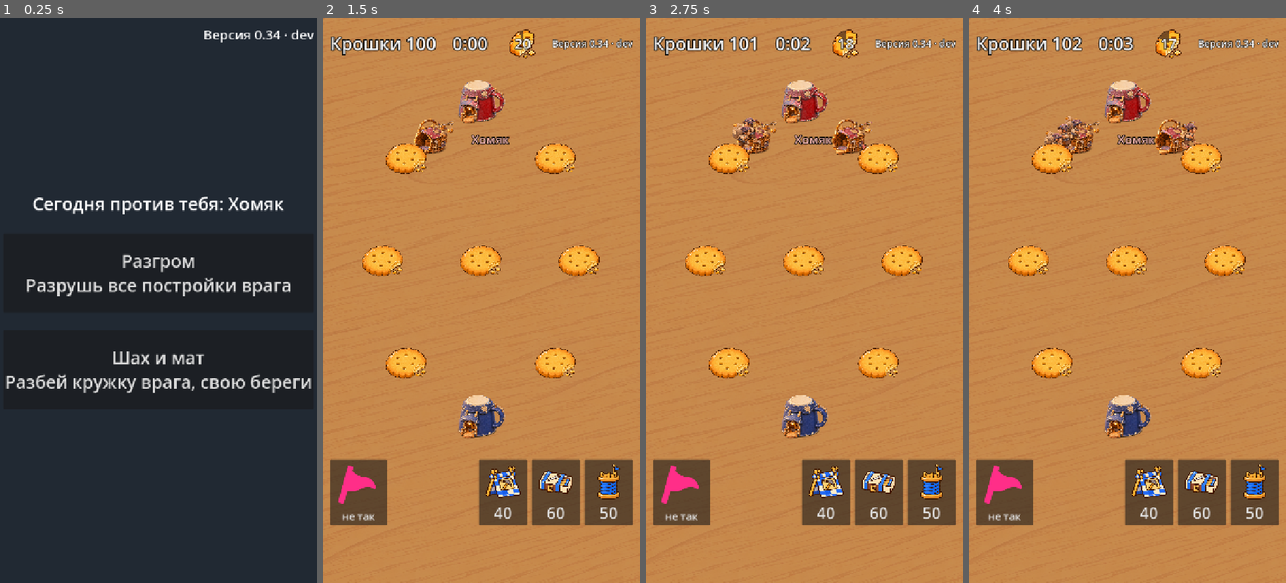
Above: before the commit, frames 1-4 (left to right).
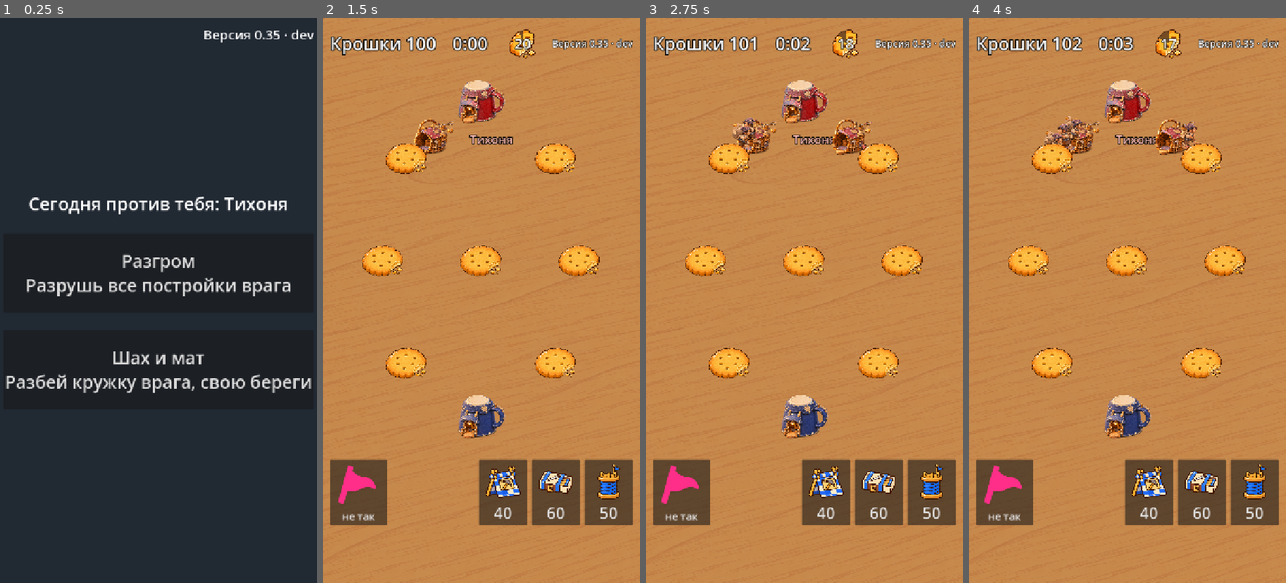
Above: after the commit, the same moments.

Repository: fishert2812/strategy-2d
Game: Godot game, scene res://scenes/main.tscn
Two runs of this game, one before a commit and one after it. Both use one fixed random seed, a clock stepped at 60 frames per second and the inputs below.
Inputs (mouse positions are in pixels of both pictures, inside the frame that each line leads up to):
- Up to frame 1 (0.25 s): no input
- Up to frame 2 (1.5 s): click "Разгром Разрушь все постройки…" at 0.5 s; tap Enter at 1.25 s; move the mouse to (551, 272) at 1.27 s; click (551, 272) at 1.42 s
- Up to frame 3 (2.75 s): drag from (741, 328) to (788, 413) at 2.02 s
- Up to frame 4 (4 s): move the mouse to (1159, 176) at 2.77 s; click (1159, 176) at 2.92 s; drag from (1111, 413) to (1032, 215) at 3.52 s

The runs differ from the first frame. In frame 1, 1.2% of the frame differs, in the area x 9-91%, y 2-35%; in frame 2, 0.2%; in frame 3, 0.2%; in frame 4, 0.2%.

Commit message:
Враг с характером: Тихоня, Задира, Ползун, Охотник; башни у врага; кто против тебя — в меню и у кружки; версия 0.35
Co-Authored-By: Claude Opus 5.5 <noreply@anthropic.com>
Claude-Session: https://claude.ai/code/session_019VbyzFae5xLzL824rEKy7F

Diff:
--- a/data/enemies.json
+++ b/data/enemies.json
@@ -1,12 +1,11 @@
 {
-  "_": "Характеры врага (геймдизайнер, 24.11.2026, design/sim/play_0.32.gd). title — как зовут в меню и у кружки. order — по очереди с запуска, первая партия Хомяк. default — для проверок. camps — лагерей сразу, extra_camp_every — ещё один раз в столько секунд; barracks_after — первая казарма, extra_barracks_every — ещё одна, max_barracks — не больше; raid_after — с какой секунды ходит в набеги, guards — сколько казарм держит дома; forward — ставит казармы к игроку (false — только на своей половине); towers — сколько башен, tower_after и tower_every — когда, tower_place — где (home у лагерей, front у передней казармы, raid у тропы лагеря игрока); target — куда набег (camps — добыча,  …(177 unchanged characters)…
-  "order": ["homyak", "zadira", "kamen", "ohotnik"],
+  "_": "Характеры врага (геймдизайнер, 24.11.2026, design/sim/play_0.32.gd). title — как зовут в меню и у кружки. order — по очереди с запуска, первая партия Тихоня. default — для проверок. camps — лагерей сразу, extra_camp_every — ещё один раз в столько секунд; barracks_after — первая казарма, extra_barracks_every — ещё одна, max_barracks — не больше; raid_after — с какой секунды ходит в набеги, guards — сколько казарм держит дома; forward — ставит казармы к игроку (false — только на своей половине); towers — сколько башен, tower_after и tower_every — когда, tower_place — где (home у лагерей, front у передней казармы, raid у тропы лагеря игрока — пока не используется); target — куда набег (camps — добыча,  …(177 unchanged characters)…
+  "order": ["tihonya", "zadira", "polzun", "ohotnik"],
   "default": "zadira",
   "chars": {
-    "homyak": {"title": "Хомяк", "camps": 3, "extra_camp_every": 90, " …(307 unchanged characters)…
+    "tihonya": {"title": "Тихоня", "camps": 3, "extra_camp_every": 90, " …(307 unchanged characters)…
     "zadira": {"title": "Задира", "mirror": true, "camps": 2, "extra_camp_every": 120, "barracks_after": 20, "extra_barracks_every": 45, "max_barracks": 4, "raid_after": 90, "guards": 1, "forward": true, "towers": 0, "tower_after": 0, "tower_every": 0, "tower_place": "", "target": "camps"},
-    "kamen": {"title": "Каменщик", "camps": 2, "extra_camp_every": 120, "barracks_after": 30, "extra_barracks_every": 60, "max_barracks": 3, "raid_after": 120, "guards": 0, "forward": true, "towers": 4, "tower_after": 50, "tower_every": 40, "tower_place": "front", "target": "barracks"},
-    "ohotnik": {"title": "Охотник", "camps": 2, "extra_camp_every": 120, "barracks_after": 20, "extra_barracks_every": 40, "max_barracks": 4, "raid_after": 60, "guards": 0, "forward": true, "towers": 0, "tower_after": 0, "tower_every": 0, "tower_place": "", "target": "home"},
-    "pakost": {"title": "Пакостник", "camps": 2, "extra_camp_every": 120, "barracks_after": 40, "extra_barracks_every": 60, "max_barracks": 3, "raid_after": 100, "guards": 1, "forward": false, "towers": 3, "tower_after": 45, "tower_every": 50, "tower_place": "raid", "target": "camps"}
+    "polzun": {"title": "Ползун", "camps": 2, "extra_camp_every": 120, "barracks_after": 30, "extra_barracks_every": 60, "max_barracks": 3, "raid_after": 120, "guards": 0, "forward": true, "towers": 4, "tower_after": 50, "tower_every": 40, "tower_place": "front", "target": "barracks"},
+    "ohotnik": {"title": "Охотник", "camps": 2, "extra_camp_every": 120, "barracks_after": 20, "extra_barracks_every": 40, "max_barracks": 4, "raid_after": 60, "guards": 0, "forward": true, "towers": 0, "tower_after": 0, "tower_every": 0, "tower_place": "", "target": "home"}
   }
 }
--- a/data/version.json
+++ b/data/version.json
@@ -1,3 +1,3 @@
 {
-	"number": "0.34"
+	"number": "0.35"
 }
--- a/scripts/enemy.gd
+++ b/scripts/enemy.gd
@@ -1,7 +1,7 @@
 class_name Enemy
 extends RefCounted
 ## Враг играет по тем же правилам и ценам. Характер (data/enemies.json) — как он строит, когда и куда нападает,
-## ставит ли башни. Первая партия — спокойный Хомяк, дальше по очереди (Роман 24.11: «бот ведет себя одинаково»).
+## ставит ли башни. Первая партия — спокойная Тихоня, дальше по очереди (Роман 24.11: «бот ведет себя одинаково»).
 
 const CHARS := "res://data/enemies.json"
 static var played := 0  # сколько партий сыграно с запуска: по нему следующий характер
@@ -37,7 +37,7 @@
 		return
 	_wait = sim.cfg.enemy.think
 	if p.has("late_after") and sim.time >= p.late_after and p.target != "home":
-		p.merge(p.late, true)  # Хомяк к пятой минуте наелся и идёт на кружку всем
+		p.merge(p.late, true)  # Тихоня к пятой минуте накопила и идёт на кружку всем
 		for b in sim.of_side(side, "barracks"):
 			b.target = {}
 	for camp in sim.of_side(side, "camp"):
--- a/scripts/main.gd
+++ b/scripts/main.gd
@@ -16,7 +16,7 @@
 		modes[m].text = "%s\n%s" % [info[m].title, info[m].hint]
 		modes[m].custom_minimum_size = Vector2(ceilf(MIN_BUTTON * 7.8), ceilf(MIN_BUTTON * 2.2))
 		modes[m].pressed.connect(start.bind(m))
-	# Кто против тебя сегодня: первая партия — спокойный Хомяк, дальше по очереди.
+	# Кто против тебя сегодня: первая партия — спокойная Тихоня, дальше по очереди.
 	var foe := Label.new()
 	foe.text = "Сегодня против тебя: %s" % Enemy.title(Enemy.upcoming())
 	foe.horizontal_alignment = HORIZONTAL_ALIGNMENT_CENTER
--- a/tests/test_enemy.gd
+++ b/tests/test_enemy.gd
@@ -81,12 +81,12 @@
 
 
 ## Зачем игроку (Роман 24.11: «игры одинаковые, бот ведет себя одинаково, не пользуется башнями»): у врага характер.
-## Простой игрок против спокойного Хомяка (первая партия новичка) живёт хотя бы вдвое дольше, чем против Охотника;
-## Хомяк и Каменщик ставят башни.
+## Простой игрок против спокойной Тихони (первая партия новичка) живёт хотя бы вдвое дольше, чем против Охотника;
+## Тихоня и Ползун ставят башни.
 func test_enemy_characters_play_differently() -> String:
 	var ends := {}
 	var towers := {}
-	for who in ["homyak", "ohotnik", "kamen"]:
+	for who in ["tihonya", "ohotnik", "polzun"]:
 		var sim := Sim.new()
 		var enemy := Enemy.new(sim, who)
 		var think := 0.0
@@ -99,11 +99,11 @@
 				_rush(sim)
 			towers[who] = maxi(towers.get(who, 0), enemy.towers_built)
 		ends[who] = sim.time
-	print("    простой игрок: против Хомяка %d с, против Охотника %d с; башен у Хомяка %d, у Каменщика %d" % [ends.homyak, ends.ohotnik, towers.homyak, towers.kamen])
-	if ends.homyak < ends.ohotnik * 2.0:
-		return "Хомяк и Охотник играют похоже: партии %d с и %d с" % [ends.homyak, ends.ohotnik]
-	if towers.homyak == 0 or towers.kamen == 0:
-		return "башни не ставит: Хомяк %d, Каменщик %d" % [towers.homyak, towers.kamen]
-	if Enemy.new(Sim.new()).who != "zadira" or JSON.parse_string(FileAccess.get_file_as_string(Enemy.CHARS)).order[0] != "homyak":
-		return "первая партия не против Хомяка или проверки не против Задиры"
+	print("    простой игрок: против Тихони %d с, против Охотника %d с; башен у Тихони %d, у Ползуна %d" % [ends.tihonya, ends.ohotnik, towers.tihonya, towers.polzun])
+	if ends.tihonya < ends.ohotnik * 2.0:
+		return "Тихоня и Охотник играют похоже: партии %d с и %d с" % [ends.tihonya, ends.ohotnik]
+	if towers.tihonya == 0 or towers.polzun == 0:
+		return "башни не ставит: Тихоня %d, Ползун %d" % [towers.tihonya, towers.polzun]
+	if Enemy.new(Sim.new()).who != "zadira" or JSON.parse_string(FileAccess.get_file_as_string(Enemy.CHARS)).order[0] != "tihonya":
+		return "первая партия не против Тихони или проверки не против Задиры"
 	return ""
Not shown, changed: CHANGELOG.md
